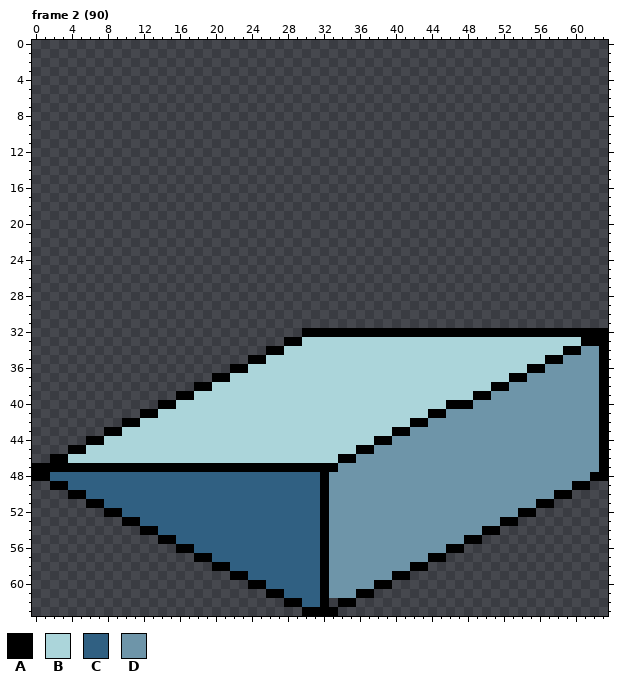
File history of a pixel-art file, libs/game-client/assets/tiles/placeholder-ground-half-ramp-south.aseprite. The first picture shows the starting point.
64x64 pixels, 4 frames. Shown: frame 2 (90). The commit also changed other frames, which this record leaves out.
Palette (. is transparent): A #000000  B #abd5da  C #306082  D #6e95a9
Pixels before, frame 2 (90) (only the part around the change), first column x 0:
22 ................................................................
23 ................................................................
24 ................................................................
25 ................................................................
26 ................................................................
27 ................................................................
28 ................................................................
29 ................................................................
30 ................................................................
31 ................................................................
32 ..............................AAAAAAAAAAAAAAAAAAAAAAAAAAAAAAAAAA
33 ............................AABBBBBBBBBBBBBBBBBBBBBBBBBBBBBBBAAA
34 ..........................AABBBBBBBBBBBBBBBBBBBBBBBBBBBBBBBAADDA
35 ........................AABBBBBBBBBBBBBBBBBBBBBBBBBBBBBBBAADDDDA
36 ......................AABBBBBBBBBBBBBBBBBBBBBBBBBBBBBBBAADDDDDDA
37 ....................AABBBBBBBBBBBBBBBBBBBBBBBBBBBBBBBAADDDDDDDDA
38 ..................AABBBBBBBBBBBBBBBBBBBBBBBBBBBBBBBAADDDDDDDDDDA
39 ................AABBBBBBBBBBBBBBBBBBBBBBBBBBBBBBBAADDDDDDDDDDDDA
40 ..............AABBBBBBBBBBBBBBBBBBBBBBBBBBBBBBAAADDDDDDDDDDDDDDA
41 ............AABBBBBBBBBBBBBBBBBBBBBBBBBBBBBBAADDDDDDDDDDDDDDDDDA
42 ..........AABBBBBBBBBBBBBBBBBBBBBBBBBBBBBBAADDDDDDDDDDDDDDDDDDDA
43 ........AABBBBBBBBBBBBBBBBBBBBBBBBBBBBBBAADDDDDDDDDDDDDDDDDDDDDA
44 ......AABBBBBBBBBBBBBBBBBBBBBBBBBBBBBBAADDDDDDDDDDDDDDDDDDDDDDDA
45 ....AABBBBBBBBBBBBBBBBBBBBBBBBBBBBBBAADDDDDDDDDDDDDDDDDDDDDDDDDA
46 ..AABBBBBBBBBBBBBBBBBBBBBBBBBBBBBBAADDDDDDDDDDDDDDDDDDDDDDDDDDDA
47 AAAAAAAAAAAAAAAAAAAAAAAAAAAAAAAAAADDDDDDDDDDDDDDDDDDDDDDDDDDDDDA
48 AACCCCCCCCCCCCCCCCCCCCCCCCCCCCCCADDDDDDDDDDDDDDDDDDDDDDDDDDDDDAA
49 ..AACCCCCCCCCCCCCCCCCCCCCCCCCCCCADDDDDDDDDDDDDDDDDDDDDDDDDDDAA..
50 ....AACCCCCCCCCCCCCCCCCCCCCCCCCCADDDDDDDDDDDDDDDDDDDDDDDDDAA....
51 ......AACCCCCCCCCCCCCCCCCCCCCCCCADDDDDDDDDDDDDDDDDDDDDDDAA......
52 ........AACCCCCCCCCCCCCCCCCCCCCCADDDDDDDDDDDDDDDDDDDDDAA........
53 ..........AACCCCCCCCCCCCCCCCCCCCADDDDDDDDDDDDDDDDDDDAA..........
54 ............AACCCCCCCCCCCCCCCCCCADDDDDDDDDDDDDDDDDAA............
55 ..............AACCCCCCCCCCCCCCCCADDDDDDDDDDDDDDDAA..............
56 ................AACCCCCCCCCCCCCCADDDDDDDDDDDDDAA................
57 ..................AACCCCCCCCCCCCADDDDDDDDDDDAA..................
58 ....................AACCCCCCCCCCADDDDDDDDDAA....................
59 ......................AACCCCCCCCADDDDDDDAA......................
60 ........................AACCCCCCADDDDDAA........................
61 ..........................AACCCCADDDAA..........................
62 ............................AACCA.AA............................
63 ..............................AAAA..............................
Once edited:
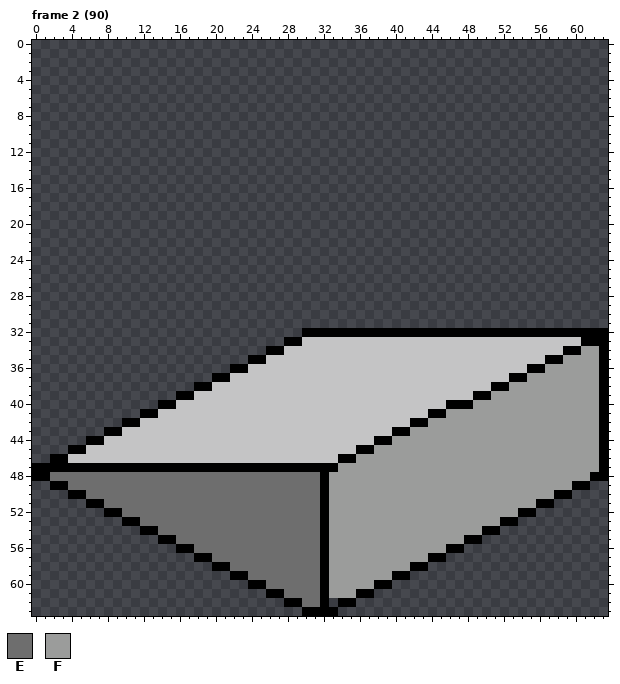
Colours new in this view: E #6e6e6e  F #9b9c9b
Change:
colour B: #abd5da -> #c4c4c5
Changed rows in their new state; - is a pixel that keeps its letter.
Frame 2 (90):
first column x 2:
34 -----------------------------------------------------------FF
35 ---------------------------------------------------------FFFF
36 -------------------------------------------------------FFFFFF
37 -----------------------------------------------------FFFFFFFF
38 ---------------------------------------------------FFFFFFFFFF
39 -------------------------------------------------FFFFFFFFFFFF
40 -----------------------------------------------FFFFFFFFFFFFFF
41 --------------------------------------------FFFFFFFFFFFFFFFFF
42 ------------------------------------------FFFFFFFFFFFFFFFFFFF
43 ----------------------------------------FFFFFFFFFFFFFFFFFFFFF
44 --------------------------------------FFFFFFFFFFFFFFFFFFFFFFF
45 ------------------------------------FFFFFFFFFFFFFFFFFFFFFFFFF
46 ----------------------------------FFFFFFFFFFFFFFFFFFFFFFFFFFF
47 --------------------------------FFFFFFFFFFFFFFFFFFFFFFFFFFFFF
48 EEEEEEEEEEEEEEEEEEEEEEEEEEEEEE-FFFFFFFFFFFFFFFFFFFFFFFFFFFFF-
49 --EEEEEEEEEEEEEEEEEEEEEEEEEEEE-FFFFFFFFFFFFFFFFFFFFFFFFFFF---
50 ----EEEEEEEEEEEEEEEEEEEEEEEEEE-FFFFFFFFFFFFFFFFFFFFFFFFF-----
51 ------EEEEEEEEEEEEEEEEEEEEEEEE-FFFFFFFFFFFFFFFFFFFFFFF-------
52 --------EEEEEEEEEEEEEEEEEEEEEE-FFFFFFFFFFFFFFFFFFFFF---------
53 ----------EEEEEEEEEEEEEEEEEEEE-FFFFFFFFFFFFFFFFFFF-----------
54 ------------EEEEEEEEEEEEEEEEEE-FFFFFFFFFFFFFFFFF-------------
55 --------------EEEEEEEEEEEEEEEE-FFFFFFFFFFFFFFF---------------
56 ----------------EEEEEEEEEEEEEE-FFFFFFFFFFFFF-----------------
57 ------------------EEEEEEEEEEEE-FFFFFFFFFFF-------------------
58 --------------------EEEEEEEEEE-FFFFFFFFF---------------------
59 ----------------------EEEEEEEE-FFFFFFF-----------------------
60 ------------------------EEEEEE-FFFFF-------------------------
61 --------------------------EEEE-FFF---------------------------
62 ----------------------------EE-------------------------------
Changed places in both pictures, as pixel boxes (x1, y1, x2, y2):
changed: (50, 337, 599, 607)
